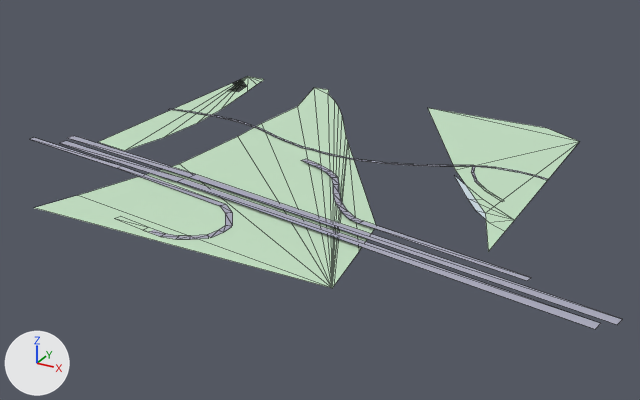
The glTF model white-model-six-districts/chunks/122_80_mid.glb as it was, and as the next commit left it.
One viewpoint serves both versions: a camera (50 mm lens) standing at (1710.0, 9932.0, 337.0) and looking at (1270.0, 10731.0, -63.0). Lighting does not change. The marker at lower left points along +X, +Y and +Z. The older version comes first. Mesh edges are drawn as thin lines. Vertices at exactly the same position are counted once.
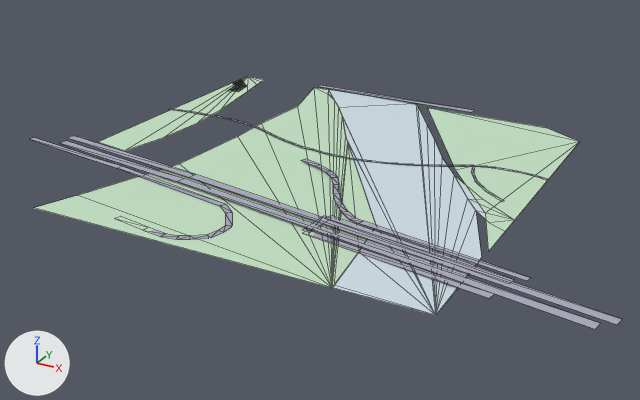
What the commit changed:
me_mesh_0 is used by ob_mesh_0; location (0.0, 0.0, 0.0).
Verts and faces of me_mesh_0; kept vertices keep their numbers, new ones are numbered from 319.
me_mesh_0 had 319 vertices, 175 faces and spanned x 925.0..1630.0, y 10500.0..11000.0, z -24.0..-21.0.
me_mesh_0 now has 358 vertices, 204 faces and spans x 925.0..1630.0, y 10500.0..11011.0, z -24.0..-20.0.
me_mesh_0 part 1: a new loose piece of 23 vertices spanning x 1136.0..1500.0, y 10500.0..11000.0, z -23.0, in mat_material_0.
Part 2, on me_mesh_0:
New vertex 319 is at (1536.0, 10572.0, -21.0), pixel (509, 283).
New vertex 320 is at (1335.0, 10579.0, -24.0), pixel (302, 233).
New vertex 321 is at (1529.0, 10541.0, -21.0), pixel (489, 298).
New vertices 322, 323, 324 stand at vertices 319, 320, 321, in that order, plus (2.0, 9.0, 0.0).
New vertex 329 is at (1340.0, 10582.0, -24.0), pixel (309, 232).
New vertex 330 is at (1346.0, 10615.0, -21.0), pixel (331, 218).
New vertex 331 is at (1337.0, 10617.0, -21.0), pixel (323, 215).
New vertex 332 is at (1331.0, 10584.0, -24.0), pixel (301, 230).
New vertex 333 is at (1341.0, 10612.0, -21.0), pixel (324, 218).
New vertex 334 is at (1342.0, 10621.0, -21.0), pixel (330, 215).
New faces: (329, 330, 331), (329, 331, 332), (319, 322, 333), (322, 334, 333), (320, 324, 323), (320, 321, 324).
Part 3, on me_mesh_0:
New vertex 325 is at (1353.0, 10997.0, -20.0), pixel (474, 110).
New vertex 326 is at (1117.0, 11011.0, -23.0), pixel (320, 85).
New vertex 327 is at (1116.0, 11002.0, -23.0), pixel (317, 86).
New vertex 328 is at (1353.0, 10988.0, -20.0), pixel (471, 112).
New faces: (325, 326, 327), (325, 327, 328).

Where the change shows, as pixel boxes (x1, y1, x2, y2) in the pictures (640 x 400 px):
part 1 of me_mesh_0, added
    after: (328, 89, 482, 315)
part 2 of me_mesh_0, added
    after: (303, 215, 514, 298)
part 3 of me_mesh_0, added
    after: (317, 85, 474, 112)
